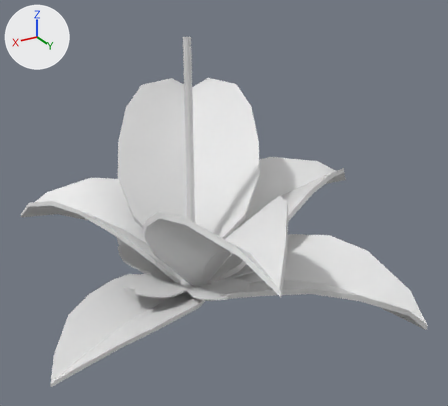
Two versions of the FBX model Assets/Contents/Models/MagicFlower/magic_flower.fbx, one commit apart.
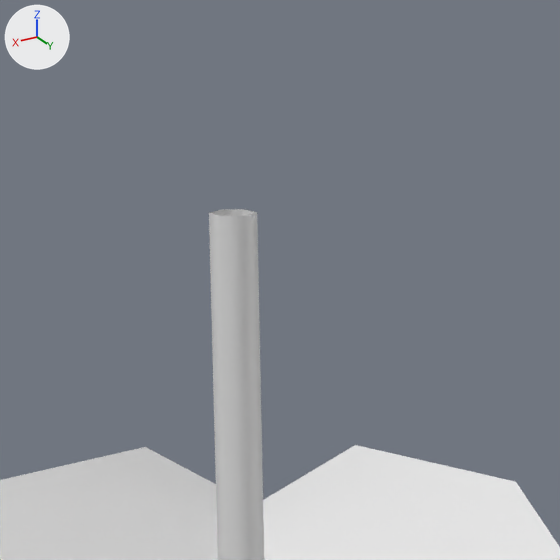
The first picture shows the older version from a 50 mm camera at (1.11, 2.11, 1.45) aimed at (-0.14, 0.04, 0.41). The close-ups show both versions on the part from 33% to 54% of the width and 0% to 24% of the height of that picture; other places that the commit changed are outside them. Every picture has the same lights, and +X, +Y and +Z are marked at upper left. Where no turn or scale is listed for an object, it has been applied to the vertices.

The first close-up shows 'leaf.006', 'stick'.
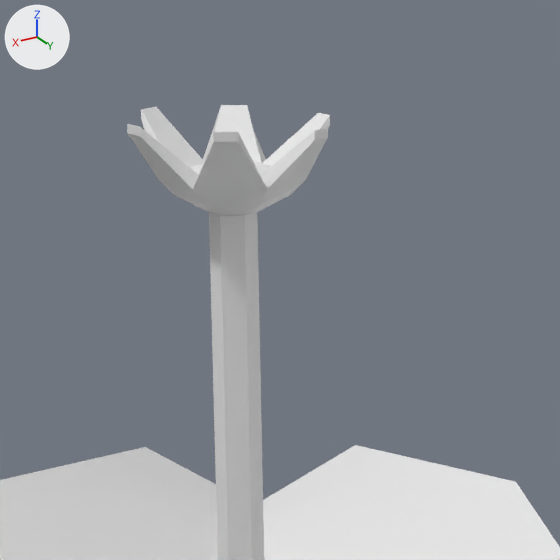
Changed parts and their boxes [x1, y1, x2, y2] in the close-ups (560 x 560 px):
```json
{"object": "stick", "change": "reshaped", "before": [209, 209, 264, 560], "after": [127, 105, 330, 560]}
{"part": 1, "of": "me_cylinder", "change": "added", "after": [127, 105, 330, 216]}
```

Edits to the scene script, one JSON object a line:
```json
{"block": "me_cylinder", "where": "# used by ob_stick; location = (0.0, 0.0, 0.0)"}
{"op": "remove", "block": "me_cylinder", "code": "me_cylinder.from_pydata(...)  # 48 vertices, 42 faces; spans x -0.014..0.014, y -0.016..0.016, z 0.0..1.104"}
{"op": "add", "block": "me_cylinder", "code": "me_cylinder.from_pydata(...)  # 96 vertices, 91 faces; spans x -0.069..0.07, y -0.065..0.063, z 0.0..1.166"}
{"block": "me_cylinder", "change": "me_cylinder part 1"}
{"block": "me_cylinder", "change": "36 vertices are added at x -0.069..0.07, y -0.065..0.063, z 1.115..1.16"}
{"block": "me_cylinder", "change": "12 new vertices lie (0.0, 0.0, 0.006) away from vertices in x -0.069..0.07, y -0.065..0.063, z 1.155..1.16"}
{"block": "me_cylinder", "change": "49 new faces join them"}
{"block": "me_cylinder", "change": "me_cylinder part 2: the surface is now shaded flat"}
```
